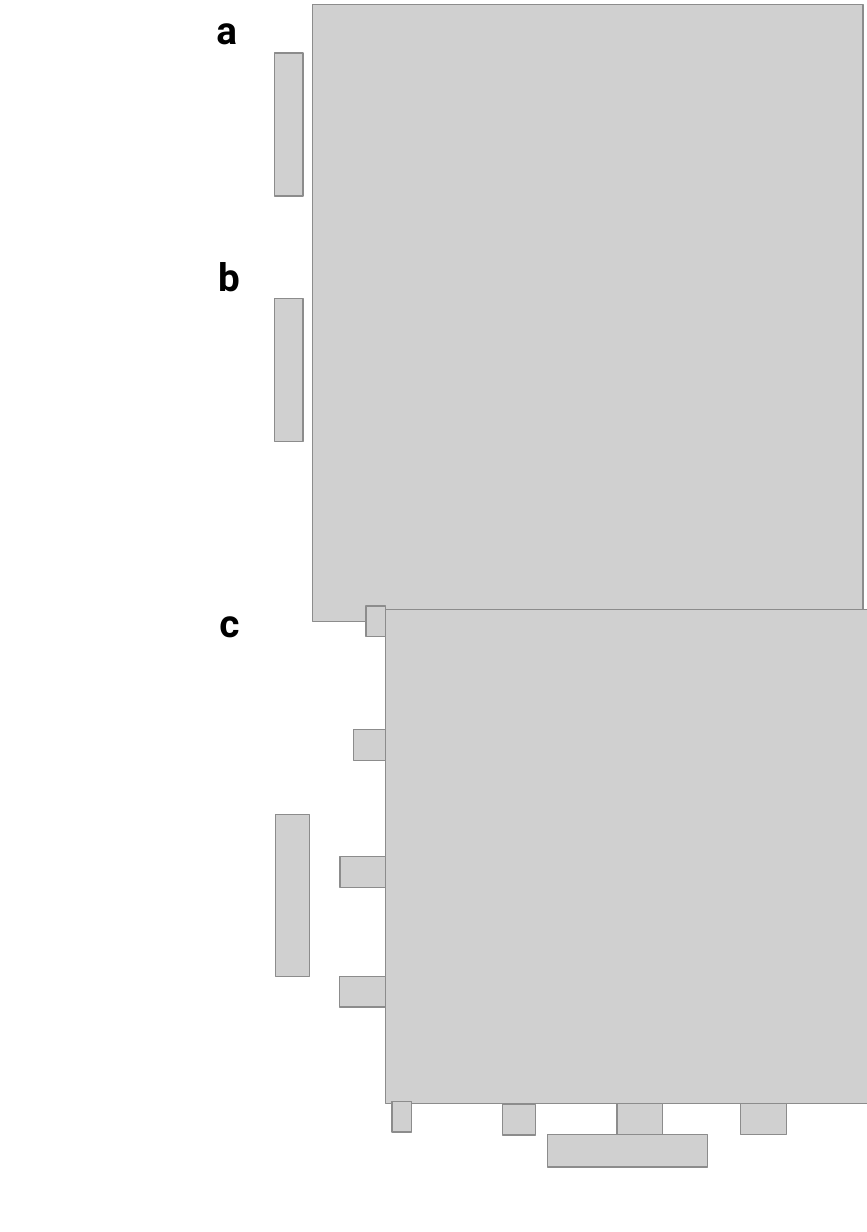
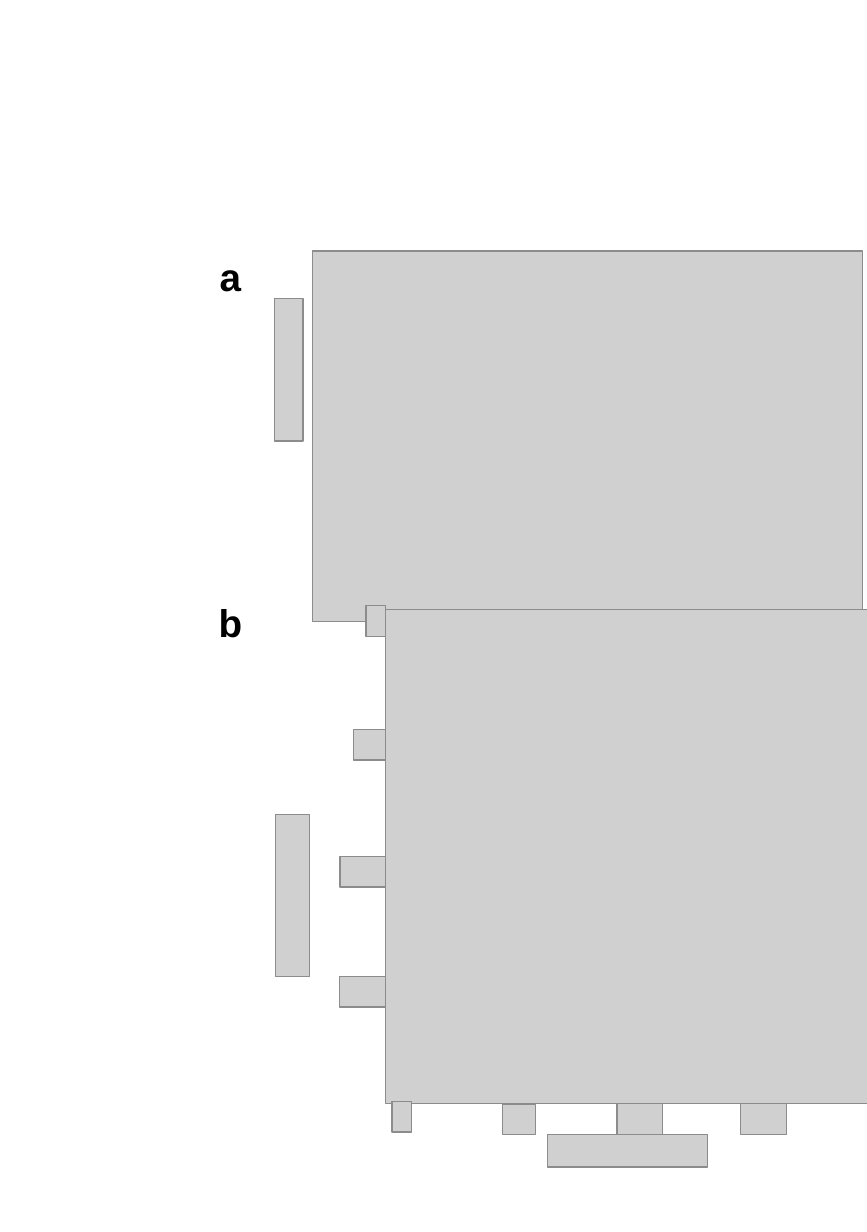
Before and after one commit to meyresearch/amino_acid_distance_distributions, a slide deck: slide 1 of plots/Fig2.pptx. Drawn at 867x1232 pixels with LibreOffice and Linux fonts; fonts in the diff are those of the drawing; grey boxes stand for pictures. Boxes give left, top, right and bottom in pixels: in the first picture for what was removed or moved away, otherwise in the second. Text is boxed around its words. In the diff, an @@ line names an element or a change of style, - is before the commit and + after.

```diff
--- a/plots/Fig2.pptx
+++ b/plots/Fig2.pptx
@@ picture removed at (x1=275, y1=53, x2=304, y2=196) @@
@@ text "a" moved from (x1=216, y1=23, x2=237, y2=45) to (x1=220, y1=270, x2=241, y2=292) @@
@@ text "a" at (x1=220, y1=270, x2=241, y2=292): font Roboto to Arial @@
@@ picture resized from (x1=313, y1=5, x2=864, y2=621) to (x1=313, y1=252, x2=864, y2=622) @@
@@ text "b" at (x1=219, y1=609, x2=243, y2=638): font Roboto to Arial @@
@@ text "b" moved from (x1=218, y1=262, x2=240, y2=292) to (x1=219, y1=609, x2=243, y2=638) @@
@@ text removed at (x1=219, y1=616, x2=239, y2=638) @@
-c
```
Also in this commit, not shown: 2 other files.
